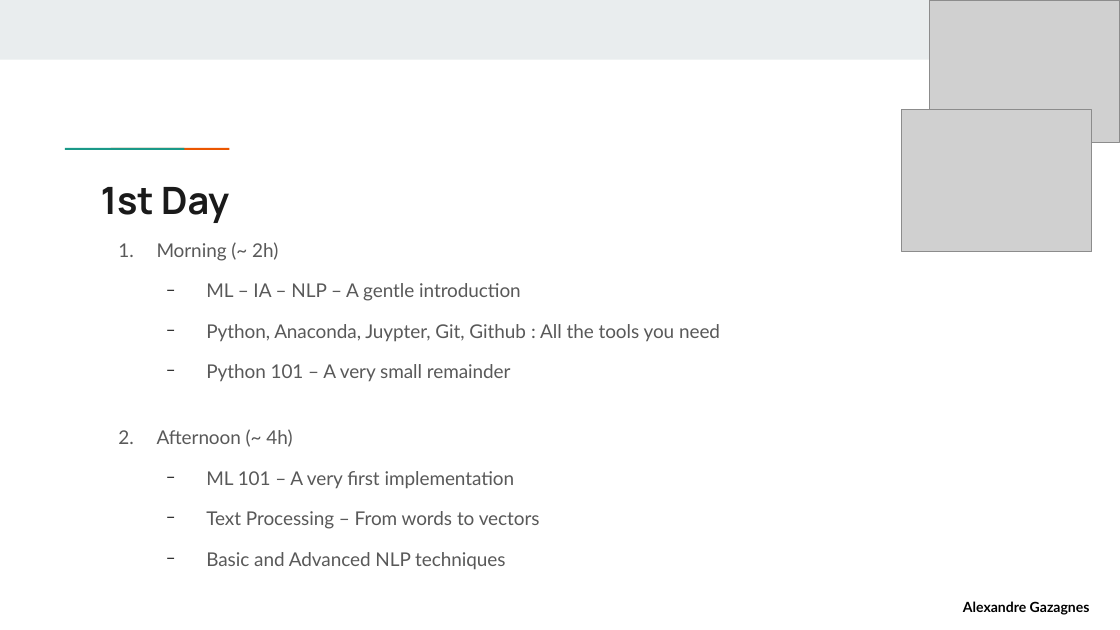
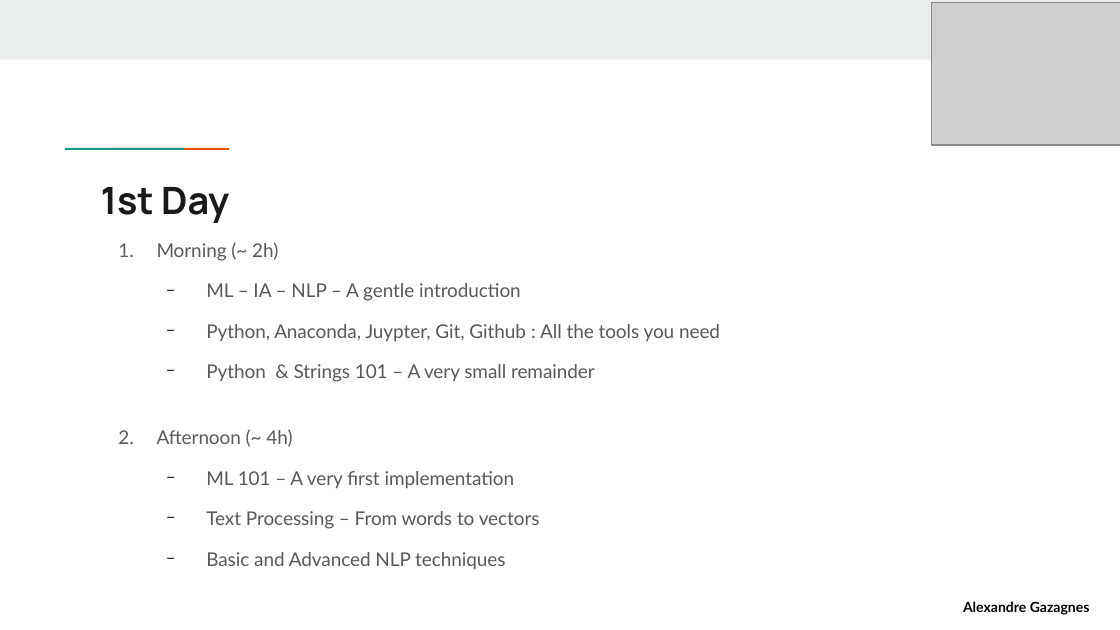
Before and after one commit to AlexandreGazagnes/CentraleSupElec-NLP-Public-Resources, a slide deck: slide 2 of sessions/01-Day/011-Morning/011-01-Presentation.pptx. Drawn at 1120x630 pixels with LibreOffice and Linux fonts; fonts in the diff are those of the drawing; grey boxes stand for pictures. Boxes give left, top, right and bottom in pixels: in the first picture for what was removed or moved away, otherwise in the second. Text is boxed around its words. In the diff, an @@ line names an element or a change of style, - is before the commit and + after.

```diff
--- a/sessions/01-Day/011-Morning/011-01-Presentation.pptx
+++ b/sessions/01-Day/011-Morning/011-01-Presentation.pptx
@@ picture removed at <box>902,110,1092,252</box> @@
@@ text at <box>206,364,595,382</box>: text changed @@
-  − Python 101 – A very small remainder
+  − Python & Strings 101 – A very small remainder
```
Also in this commit, not shown: 14 other slides changed, 1 slide added, 2 slides removed, 8 other files.
